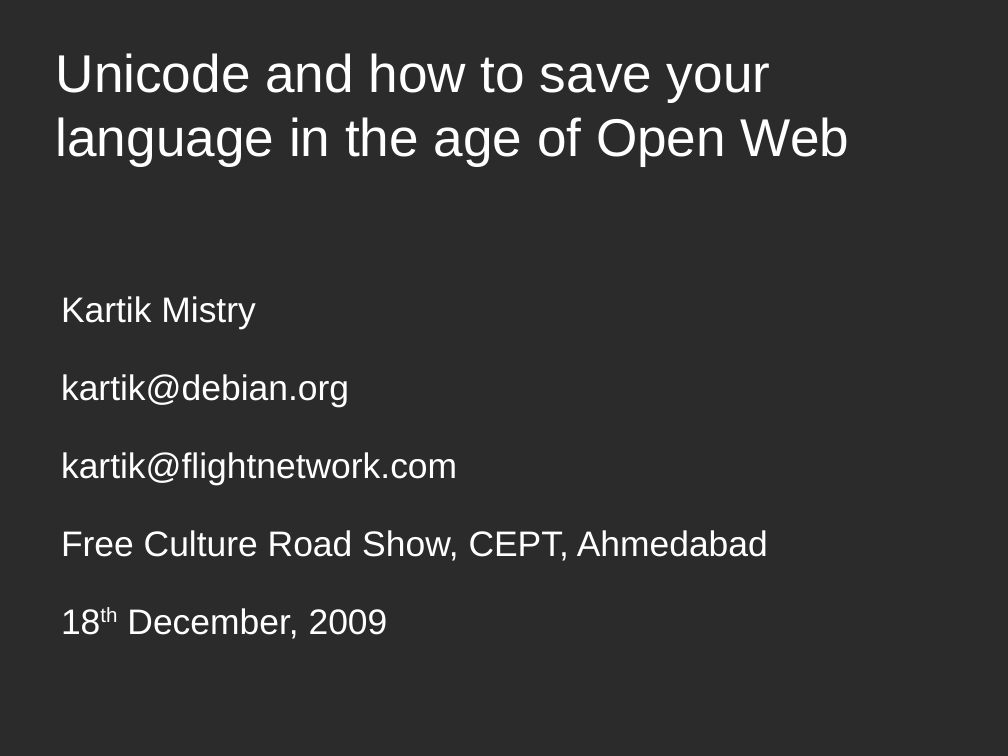
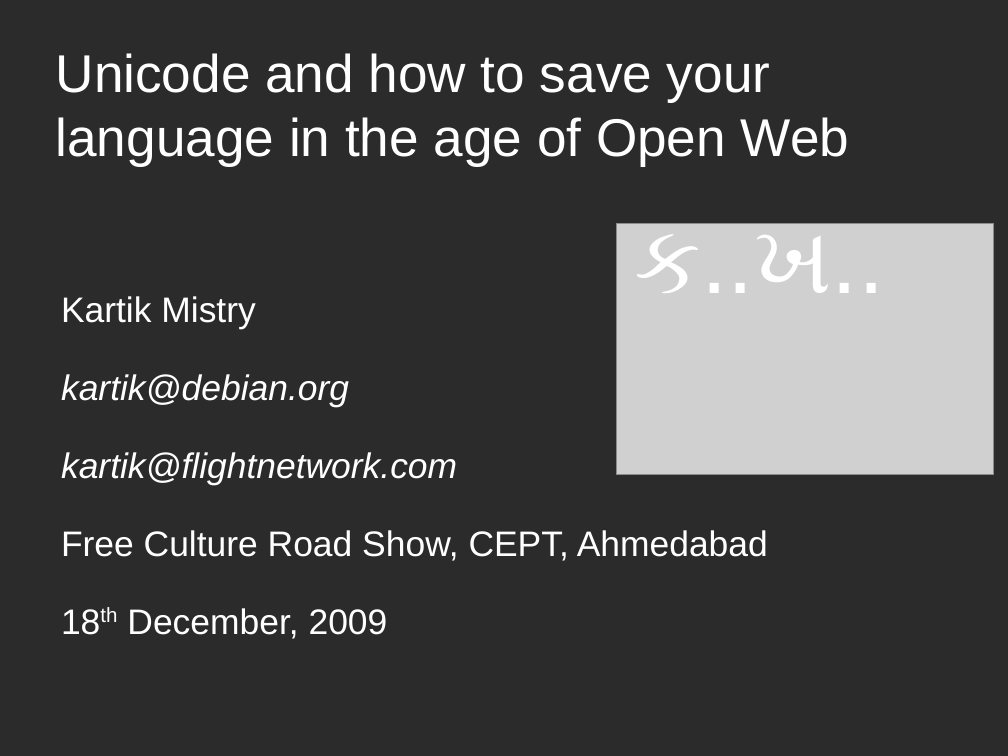
Before and after one commit to kartikm/talks, a slide deck: slide 1 of unicode-and-openweb_FCRS-CEPT_18122009.odp. Drawn at 1008x756 pixels with LibreOffice and Linux fonts; fonts in the diff are those of the drawing; grey boxes stand for pictures; background and template pictures are left out; a plain dark background stands for a picture behind light text. Boxes give left, top, right and bottom in pixels: in the first picture for what was removed or moved away, otherwise in the second. Text is boxed around its words. In the diff, an @@ line names an element or a change of style, - is before the commit and + after.

```diff
--- a/unicode-and-openweb_FCRS-CEPT_18122009.odp
+++ b/unicode-and-openweb_FCRS-CEPT_18122009.odp
@@ picture added at bbox=[617, 223, 993, 474] @@
@@ text added at bbox=[635, 219, 884, 293], 96 pt, text #FFFFFF @@
+ક..ખ..
@@ subtitle at bbox=[61, 374, 457, 486]: italic on in "kartik@debian.org", "kartik@flightnetwork.com" @@
```
Also in this commit, not shown: 7 other slides changed, 1 other file.
